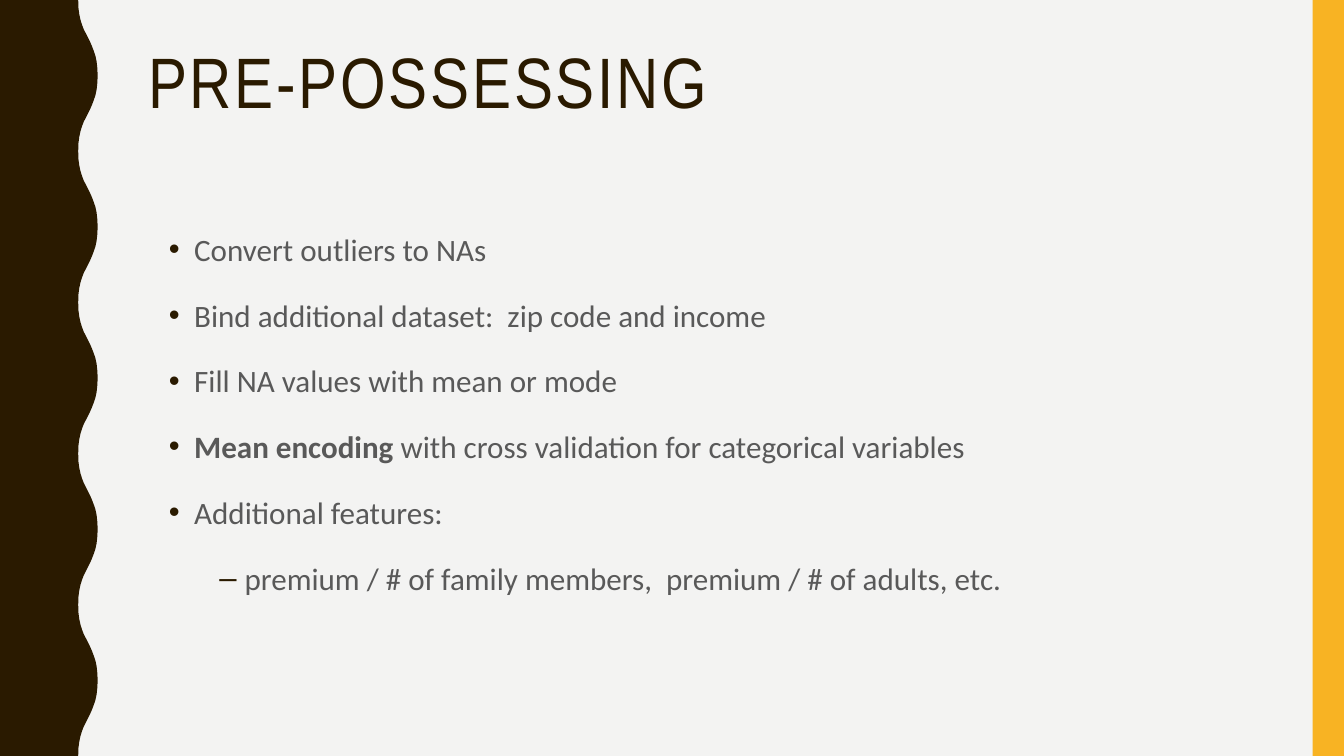
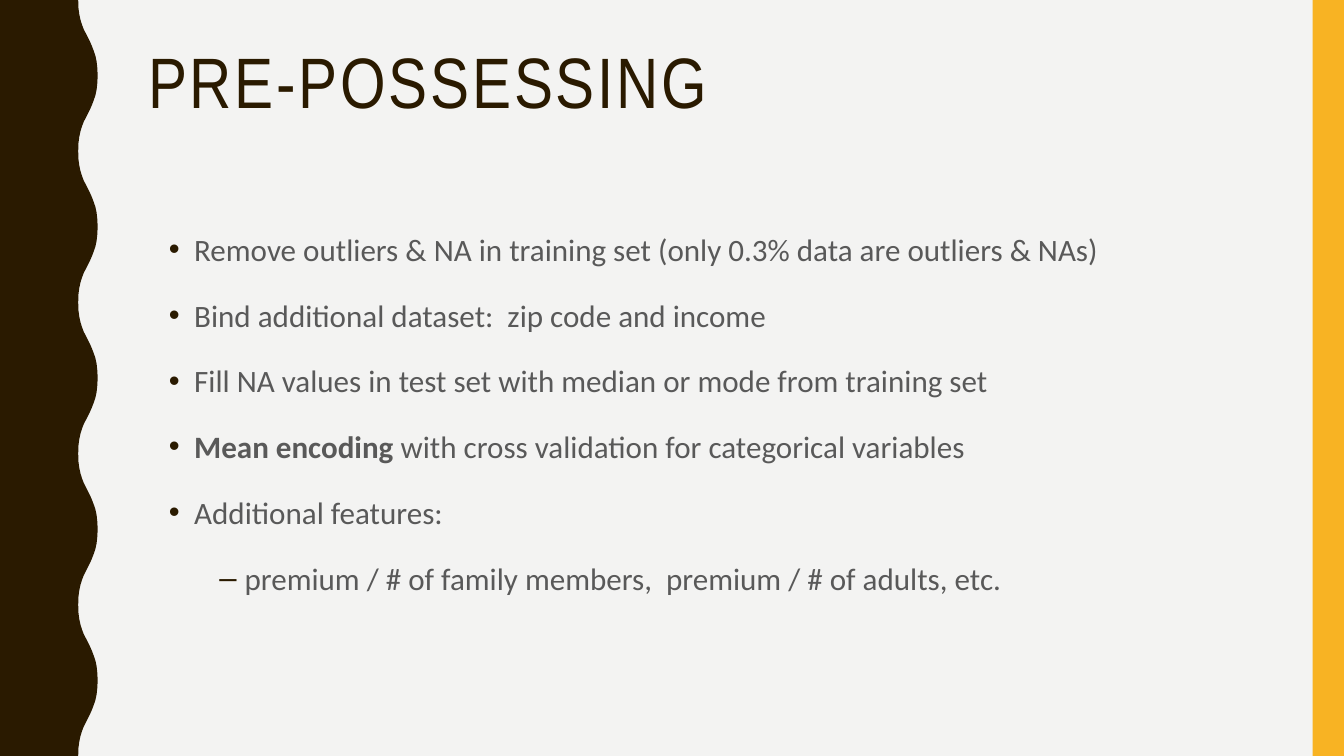
Before and after one commit to TZstatsADS/Spring2019-Proj5-grp4, a slide deck: slide 5 of doc/project5 ppt.pptx. Drawn at 1344x756 pixels with LibreOffice and Linux fonts; fonts in the diff are those of the drawing. Boxes give left, top, right and bottom in pixels: in the first picture for what was removed or moved away, otherwise in the second. Text is boxed around its words. In the diff, an @@ line names an element or a change of style, - is before the commit and + after.

```diff
--- a/doc/project5 ppt.pptx
+++ b/doc/project5 ppt.pptx
@@ text at (194, 238, 1098, 267): text changed @@
-• Convert outliers to NAs
+• Remove outliers & NA in training set (only 0.3% data are outliers & NAs)
@@ text at (194, 370, 987, 398): text changed @@
-• Fill NA values with mean or mode
+• Fill NA values in test set with median or mode from training set
```
Also in this commit, not shown: 2 other slides changed, 1 other file.
